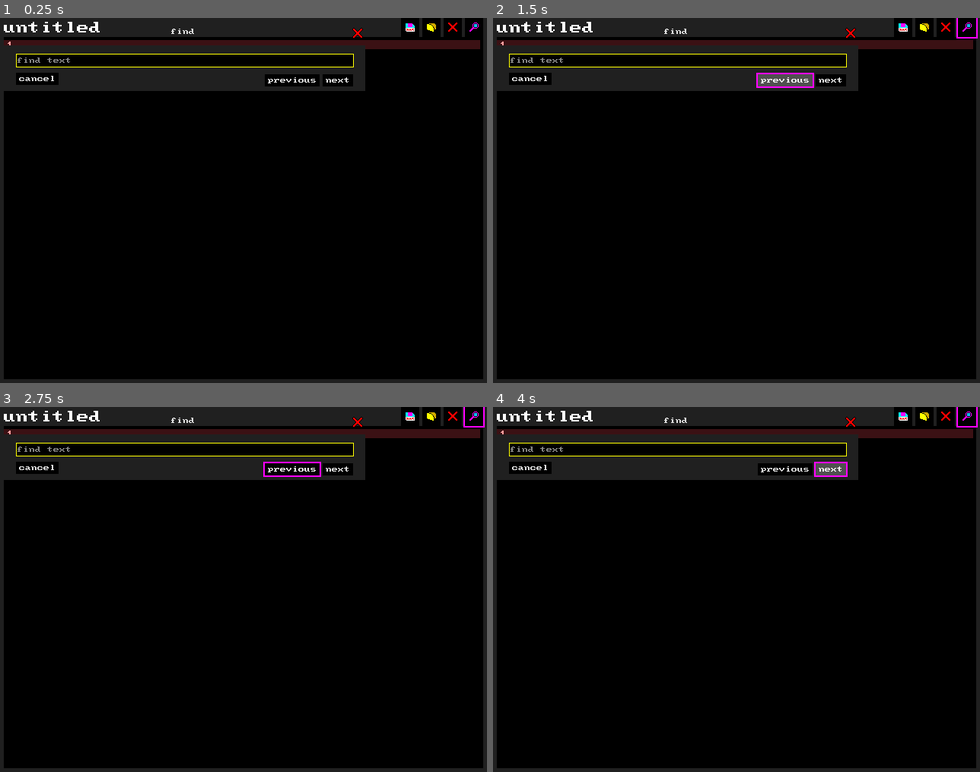
Above: before the commit, frames 1-4 (two rows, left to right).
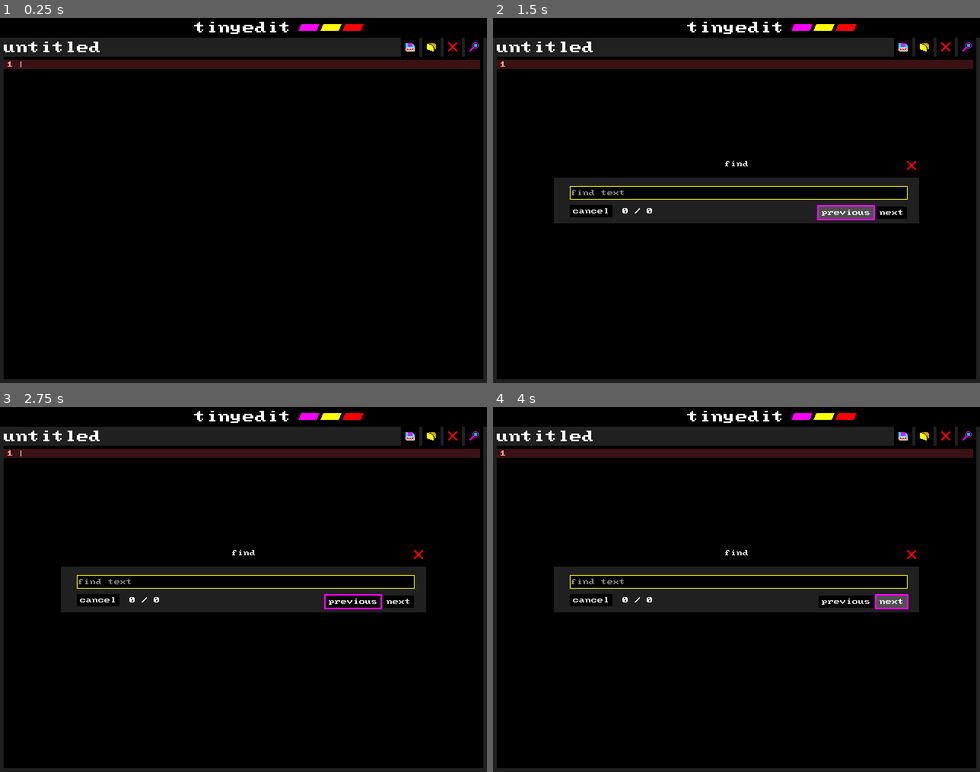
Above: after the commit, the same moments.

Repository: J-K-Tech/tinyeditor
Game: Godot game, scene res://editor.tscn
Two runs of this game, one before a commit and one after it. Both use one fixed random seed, a clock stepped at 60 frames per second and the inputs below.
Inputs (mouse positions are in pixels of both pictures, inside the frame that each line leads up to; where the layout moved, square brackets give the same spot in the first picture):
- Up to frame 1 (0.25 s): no input
- Up to frame 2 (1.5 s): click (965, 47) [965, 28] at 0.5 s; click "previous" at 1.25 s
- Up to frame 3 (2.75 s): click (306, 417) at 2.02 s
- Up to frame 4 (4 s): click (824, 417) at 2.77 s; click "next" at 3.5 s

The runs differ from the first frame. In frame 1, 14% of the frame differs, in the area x 0-100%, y 0-20%; in frame 2, 21%, in the area x 0-100%, y 0-57%; in frame 3, 20%; in frame 4, 21%.
Error before the commit: Invalid call to function 'set_line_as_center_visible' in base 'CodeEdit'. Expected 2 arguments. (res://editor.tscn::GDScript_t27w5:28)

Commit message:
update to be compatible with the new tiny version

Diff:
--- a/editor.tscn
+++ b/editor.tscn
@@ -141,6 +141,7 @@
 var filename=\"\"
 
 func _ready() -> void:
+	get_tree().get
 	$HBoxContainer/load.connect(\"button_up\",open)
 	$HBoxContainer/close.connect(\"button_up\",close)
 	$HBoxContainer/save.connect('button_up',save)
@@ -149,7 +150,8 @@
 	$FileDialog.access=2
 	$FileDialog.filters=[\"*.tmk ; tiny script files\"]
 	$FileDialog.connect(\"file_selected\",openfile)
-
+	$find/cancel.connect(\"button_up\",cancelf)
+	$find/text.connect(\"text_changed\",indexing)
 func _input(event: InputEvent) -> void:
 	if event.is_action_pressed(\"save\"):savefile()
 	elif event.is_action_pressed(\"save as\"):save()
@@ -159,17 +161,36 @@
 	elif event.is_action_pressed(\"replace\"):replace()
 func replace():
 	pass
-
-var currfind=0
+var positions=[]
+var findpos=0
+func indexing(str):
+	positions.clear()
+	findpos=0
+	$CodeEdit.text
+	var r=RegEx.new()
+	RegExMatch
+	r.compile($find/text.text)
+	var lines=$CodeEdit.text.split(\"\\n\")
+	var y=0
+
+	for i in lines:
+		var idx=r.search_all($CodeEdit.text)
+		for h in idx:
+			positions.append([y,h.get_start()])
+		y+=1
+	$find/Label.text=str(findpos)+\" / \"+str()
+func findnext():
+	pass
 func find():
-	var e:String=	$CodeEdit.text
-	e
-	$CodeEdit.set_line_as_center_visible()
+	$find.popup_centered()
+	pass
+func cancelf():
+	$find.hide()
 	pass
 func save():
 	if !$FileDialog.visible:
 		$FileDialog.file_mode=FileDialog.FILE_MODE_SAVE_FILE
-		$FileDialog.popup()
+		$FileDialog.popup_centered()
 func savefile():
 	if filename!=\"\":
 		var file= FileAccess.open(filename,FileAccess.WRITE)
@@ -181,6 +202,14 @@
 	if !$FileDialog.visible:
 		$FileDialog.file_mode=FileDialog.FILE_MODE_OPEN_FILE
 		$FileDialog.popup_centered()
+func autoopen(name:String):
+	filename=name
+	$Label.text=name.get_slice(\"/\",name.count(\"/\"))
+	var file:FileAccess
+	file= FileAccess.open(name,FileAccess.READ)
+	$CodeEdit.text =file.get_as_text()
+	print($CodeEdit.text)
+	pass
 func openfile(name:String):
 	filename=name
 	$Label.text=name.get_slice(\"/\",name.count(\"/\"))
@@ -204,6 +233,58 @@
 script = ExtResource("6_1ys5w")
 metadata/_custom_type_script = "uid://b3v4g4ubme5ka"
 
+[sub_resource type="GDScript" id="GDScript_8yjtx"]
+resource_name = "editorsize"
+script/source = "extends CodeEdit
+
+const sizes=[8,16,24,32,40,48,56,64]
+var fsize=1
+var maxsise=sizes.size()-1
+func _process(delta: float) -> void:
+
+	grab_focus()
+func _ready() -> void:
+	var file=FileAccess.get_file_as_string(\".tiny.config\")
+	if file!=\"\":
+		var data=file.split(\"\\n\")
+		fsize=int(data[0])
+		get_parent().autoopen(data[1])
+		add_theme_font_size_override(\"font_size\",sizes[fsize])
+
+func _gui_input(event: InputEvent) -> void:
+	if event is InputEventKey:if event.ctrl_pressed:
+		if event.is_released():
+			match event.keycode:
+				KEY_EQUAL:
+					if fsize!=maxsise:fsize+=1
+					add_theme_font_size_override(\"font_size\",sizes[fsize])
+				KEY_MINUS:
+					if fsize!=0:fsize-=1
+					add_theme_font_size_override(\"font_size\",sizes[fsize])
+				KEY_Q:
+					get_tree().quit()
+				KEY_SPACE:
+					if get_window().mode==Window.MODE_MAXIMIZED:
+						get_window().mode=Window.MODE_WINDOWED
+					else:
+						get_window().mode=Window.MODE_MAXIMIZED
+				KEY_K:
+					insert_text_at_caret(\"🔑\")
+		if event.keycode in [KEY_C, KEY_V,KEY_Z,KEY_Y,
+		KEY_A,KEY_X,KEY_UP,KEY_DOWN,KEY_LEFT,KEY_RIGHT,
+		KEY_SHIFT,KEY_DELETE,KEY_BACKSPACE
+		]:
+			return
+		else:
+			get_viewport().set_input_as_handled()
+			return
+
+func _exit_tree() -> void:
+	var file=FileAccess.open(\".tiny.config\",FileAccess.WRITE)
+	file.store_string(str(fsize)+\"\\n\"+get_parent().filename)
+	file.close()
+"
+
 [sub_resource type="GDScript" id="GDScript_gbsbp"]
 resource_name = "title"
 script/source = "extends Label
@@ -214,11 +295,81 @@
 		text+=\"...\"
 "
 
+[sub_resource type="GDScript" id="GDScript_k4288"]
+resource_name = "titlebar"
+script/source = "extends Control
+var dragging:=false
+var prevpos=Vector2i(0,0)
+var prevmode=0
+var wasminimized:=false
+func _ready() -> void:
+	$exit.connect(\"button_up\",get_tree().quit)
+	$maximize.connect(\"button_up\",func():
+		if get_window().mode!=Window.MODE_MAXIMIZED:
+			get_window().mode=Window.MODE_MAXIMIZED
+		else:
+			get_window().mode=Window.MODE_WINDOWED
+		)
+	$minimize.connect(\"button_up\",func ():
+		prevmode=get_window().mode
+		get_window().mode=Window.MODE_MINIMIZED
+		RenderingServer.force_draw()
+		wasminimized=true
+		)
+	get_window().connect(\"focus_entered\",func():
+		if wasminimized:
+			get_window().mode=prevmode
+			wasminimized=false
+		RenderingServer.force_draw()
+
+		)
+
+
+
+func _input(event: InputEvent) -> void:
+	if (event is InputEventMouseButton):
+		if event.button_index==1&&(
+			get_global_mouse_position().x<640&&
+			get_global_mouse_position().y<26
+		):
+			if dragging==false:
+				prevpos=Vector2i(get_viewport().get_mouse_position())
+
+			dragging=event.pressed
+		if event.double_click:
+			if get_window().mode!=Window.MODE_MAXIMIZED:
+				get_window().mode=Window.MODE_MAXIMIZED
+			else:
+				get_window().mode=Window.MODE_WINDOWED
+func _process(delta: float) -> void:
+
+	if dragging:
+		var pos:=Vector2i(get_viewport().get_mouse_position())
+		get_window().position+=pos-prevpos
+
+"
+
+[sub_resource type="StyleBoxFlat" id="StyleBoxFlat_mcmho"]
+bg_color = Color(1, 0, 1, 1)
+skew = Vector2(0.4, 0)
+anti_aliasing = false
+
+[sub_resource type="StyleBoxFlat" id="StyleBoxFlat_acw8i"]
+bg_color = Color(1, 1, 0, 1)
+skew = Vector2(0.4, 0)
+anti_aliasing = false
+
+[sub_resource type="StyleBoxFlat" id="StyleBoxFlat_3b0jk"]
+bg_color = Color(1, 0, 0, 1)
+skew = Vector2(0.4, 0)
+anti_aliasing = false
+
 [node name="Control" type="Control"]
 layout_mode = 3
 anchors_preset = 15
 anchor_right = 1.0
 anchor_bottom = 1.0
+offset_top = 26.0
 grow_horizontal = 2
 grow_vertical = 2
 theme = SubResource("Theme_1ys5w")
@@ -229,7 +380,7 @@
 offset_left = 5.0
 offset_top = 25.0
 offset_right = 635.0
-offset_bottom = 475.0
+offset_bottom = 449.0
 syntax_highlighter = SubResource("SyntaxHighlighter_1ys5w")
 highlight_all_occurrences = true
 highlight_current_line = true
@@ -240,6 +391,7 @@
 delimiter_strings = Array[String]([])
 code_completion_enabled = true
 indent_automatic_prefixes = Array[String]([";"])
+script = SubResource("GDScript_8yjtx")
 
 [node name="HBoxContainer" type="HBoxContainer" parent="."]
 layout_mode = 0
@@ -286,6 +438,7 @@
 title = "find"
 position = Vector2i(0, 36)
 size = Vector2i(480, 60)
+visible = false
 
 [node name="text" type="LineEdit" parent="find"]
 offset_left = 21.0
@@ -315,3 +468,66 @@
 offset_right = 420.0
 offset_bottom = 54.0
 text = "previous"
+
+[node name="Label" type="Label" parent="find"]
+offset_left = 90.0
+offset_top = 40.0
+offset_right = 146.0
+offset_bottom = 48.0
+text = "0 / 0"
+
+[node name="Control" type="Control" parent="."]
+layout_mode = 3
+anchors_preset = 0
+offset_top = -26.0
+offset_right = 640.0
+script = SubResource("GDScript_k4288")
+
+[node name="ColorRect" type="ColorRect" parent="Control"]
+layout_mode = 0
+offset_right = 640.0
+offset_bottom = 26.0
+color = Color(0, 0, 0, 1)
+
+[node name="Label" type="Label" parent="Control"]
+layout_mode = 0
+offset_left = 255.0
+offset_top = 5.0
+offset_right = 383.0
+offset_bottom = 21.0
+mouse_filter = 1
+theme_override_font_sizes/font_size = 32
+text = "tinyedit"
+
+[node name="minimize" type="Button" parent="Control"]
+layout_mode = 0
+offset_left = 394.0
+offset_top = 8.0
+offset_right = 418.0
+offset_bottom = 17.0
+theme_override_styles/focus = SubResource("StyleBoxFlat_mcmho")
+theme_override_styles/hover = SubResource("StyleBoxFlat_mcmho")
+theme_override_styles/pressed = SubResource("StyleBoxFlat_mcmho")
+theme_override_styles/normal = SubResource("StyleBoxFlat_mcmho")
+
+[node name="maximize" type="Button" parent="Control"]
+layout_mode = 0
+offset_left = 423.0
+offset_top = 8.0
+offset_right = 447.0
+offset_bottom = 17.0
+theme_override_styles/focus = SubResource("StyleBoxFlat_acw8i")
+theme_override_styles/hover = SubResource("StyleBoxFlat_acw8i")
+theme_override_styles/pressed = SubResource("StyleBoxFlat_acw8i")
+theme_override_styles/normal = SubResource("StyleBoxFlat_acw8i")
+
+[node name="exit" type="Button" parent="Control"]
+layout_mode = 0
+offset_left = 452.0
+offset_top = 8.0
+offset_right = 476.0
+offset_bottom = 17.0
+theme_override_styles/focus = SubResource("StyleBoxFlat_3b0jk")
+theme_override_styles/hover = SubResource("StyleBoxFlat_3b0jk")
+theme_override_styles/pressed = SubResource("StyleBoxFlat_3b0jk")
+theme_override_styles/normal = SubResource("StyleBoxFlat_3b0jk")
--- a/project.godot
+++ b/project.godot
@@ -23,9 +23,10 @@
 
 window/size/viewport_width=640
 window/size/viewport_height=480
-window/stretch/mode="canvas_items"
+window/size/borderless=true
+window/subwindows/embed_subwindows=false
+window/stretch/mode="viewport"
 window/stretch/aspect="ignore"
-window/stretch/scale_mode="integer"
 
 [input]
 
--- /dev/null
+++ b/regext.gd
@@ -0,0 +1,7 @@
+class regextmatch extends RegExMatch:
+	var lines:Array[int]
+	pass
+class regext extends RegEx:
+	func search_all_ext(text:String) -> Array[regextmatch]:
+
+		return []
--- a/syntaxregex.gd
+++ b/syntaxregex.gd
@@ -5,6 +5,7 @@
 	var editor=get_text_edit()
 	var text=editor.get_line(line)
 	var high={}
+	high[0]={"color":Color.WHITE}
 	if text.begins_with(';'):
 		var color=Color.GREEN
 		var charasterisk=text.to_utf8_buffer()
@@ -24,12 +25,19 @@
 			high[eqpos]={"color":Color.RED}
 			high[eqpos+1]={"color":Color.MAGENTA}
 		return high
+
 	if text.begins_with("%"):
 		high[0]={"color":Color.YELLOW}
 		high[1]={"color":Color.CYAN}
 		high[text.rfind("%")]={"color":Color.YELLOW}
+		high[text.rfind("%")+1]={"color":Color.GREEN}
 		return high
 	if text.begins_with("\\n"):
 		high[0]={"color":Color.YELLOW}
 		high[2]={"color":Color.GREEN}
+		return high;
+	if text.begins_with("\\"):
+		high[0]={"color":Color.RED}
+		high[1]={"color":Color.WHITE}
+
 	return high
Not shown: 1 places in editor.tscn that only renumber resources
